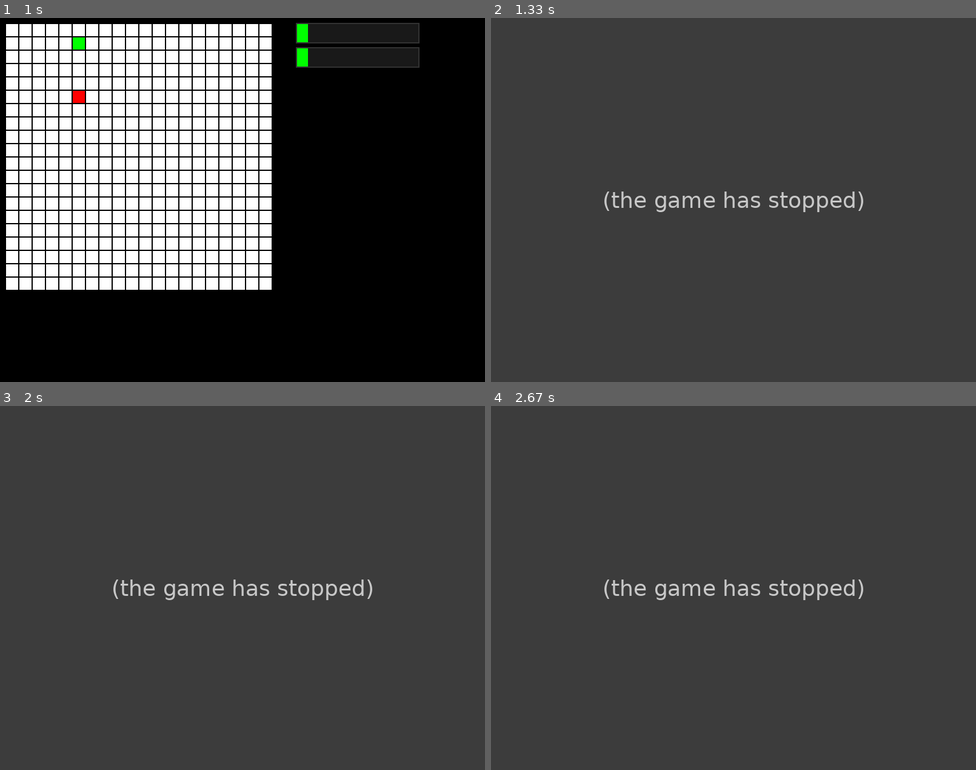
Above: before the commit, frames 1-4 (two rows, left to right).
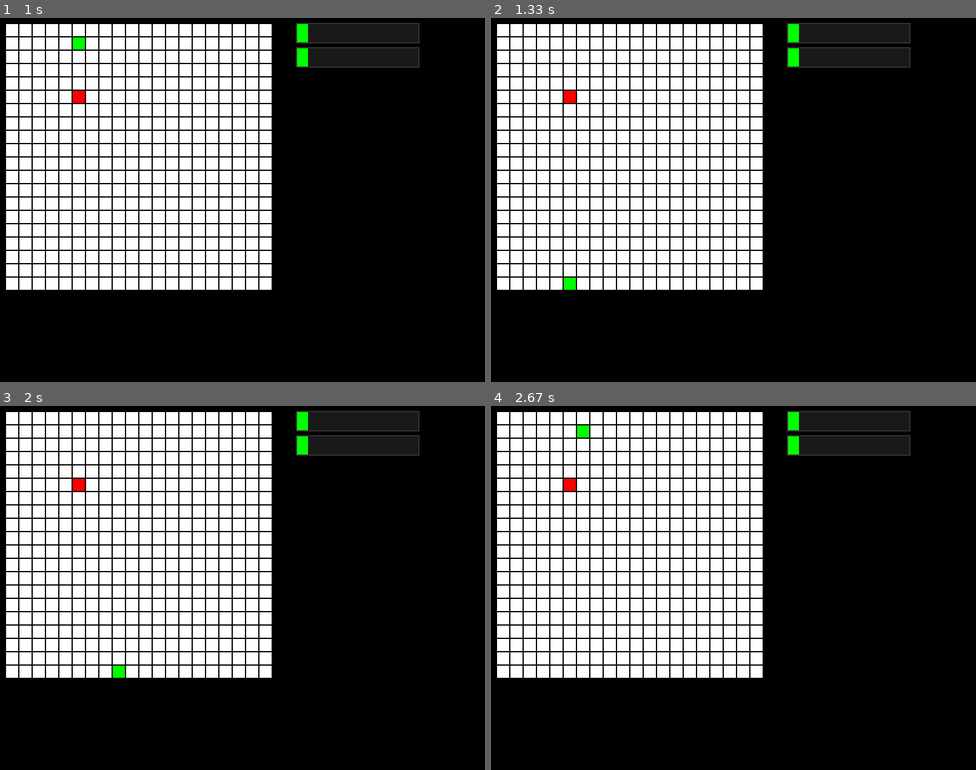
Above: after the commit, the same moments.

Repository: KonstBeliakov/pygame_snake
Game: pygame game, started from main.py
Same seed, same stepped clock (60 frames per second), same inputs: the game is played once before the commit and once after it.
Inputs:
- Up to frame 1 (1 s): hold Up from 0.83 s (still down)
- Up to frame 2 (1.33 s): release Up at 1.3 s
- Up to frame 3 (2 s): hold Right 1.33-1.8 s; hold Left from 1.83 s (still down)
- Up to frame 4 (2.67 s): release Left at 2.37 s; hold Down from 2.4 s (still down)

Frame 1 is identical in both runs. In frame 2, 100% of the frame differs, in the area x 0-100%, y 0-100%; in frame 3, 100%; in frame 4, 100%.
Before the commit the program exited at 1.23 s; later frames show no game.

Commit message:
Карта зациклена, добавлены 2 новых уровня

Diff:
--- /dev/null
+++ b/level3.txt
@@ -0,0 +1,20 @@
+3 3 3 3 3 3 3 3 3 3 3 3 3 3 3 3 3 3 3 3
+3 0 0 0 0 0 0 0 0 0 0 0 0 0 0 0 0 0 0 3
+3 0 0 0 0 0 0 0 0 0 0 0 0 0 0 0 0 0 0 3
+3 0 0 0 0 0 0 0 0 0 0 0 0 0 0 0 0 0 0 3
+3 0 0 0 0 0 0 0 0 0 0 0 0 0 0 0 0 0 0 3
+3 0 0 0 0 0 0 0 0 0 0 0 0 0 0 0 0 0 0 3
+3 0 0 0 0 0 0 0 0 0 0 0 0 0 0 0 0 0 0 3
+3 0 0 0 0 0 0 0 0 0 0 0 0 0 0 0 0 0 0 3
+3 0 0 0 0 0 0 0 0 0 0 0 0 0 0 0 0 0 0 3
+3 0 0 0 0 0 0 0 0 0 0 0 0 0 0 0 0 0 0 3
+3 0 0 0 0 0 0 0 0 0 0 0 0 0 0 0 0 0 0 3
+3 0 0 0 0 0 0 0 0 0 0 0 0 0 0 0 0 0 0 3
+3 0 0 0 0 0 0 0 0 0 0 0 0 0 0 0 0 0 0 3
+3 0 0 0 0 0 0 0 0 0 0 0 0 0 0 0 0 0 0 3
+3 0 0 0 0 0 0 0 0 0 0 0 0 0 0 0 0 0 0 3
+3 0 0 0 0 0 0 0 0 0 0 0 0 0 0 0 0 0 0 3
+3 0 0 0 0 0 0 0 0 0 0 0 0 0 0 0 0 0 0 3
+3 0 0 0 0 0 0 0 0 0 0 0 0 0 0 0 0 0 0 3
+3 0 0 0 0 0 0 0 0 0 0 0 0 0 0 0 0 0 0 3
+3 3 3 3 3 3 3 3 3 3 3 3 3 3 3 3 3 3 3 3
--- /dev/null
+++ b/level4.txt
@@ -0,0 +1,20 @@
+3 3 3 3 3 3 3 3 3 3 3 3 3 3 3 3 3 3 3 3
+3 0 0 0 0 0 0 0 0 0 0 0 0 0 0 0 0 0 0 3
+3 0 0 0 0 0 0 0 0 0 0 0 0 0 0 0 0 0 0 3
+3 0 0 0 0 0 0 0 0 0 0 0 0 0 0 0 0 0 0 3
+3 0 0 0 0 0 0 0 0 0 0 0 0 0 0 0 0 0 0 3
+3 0 0 0 0 0 0 0 0 0 0 0 0 0 3 3 3 3 3 3
+3 0 0 0 0 0 0 0 0 0 0 0 0 0 3 3 3 3 3 3
+3 0 0 0 0 0 0 0 0 0 0 0 0 0 3 3 3 3 3 3
+3 0 0 0 0 0 0 0 0 0 0 0 0 0 0 0 0 0 0 3
+3 0 0 0 0 0 0 0 0 0 0 0 0 0 0 0 0 0 0 3
+3 0 0 0 0 0 0 0 0 0 0 0 0 0 0 0 0 0 0 3
+3 0 0 0 0 0 0 0 0 0 0 0 0 0 0 0 0 0 0 3
+3 3 3 3 3 3 0 0 0 0 0 0 0 0 0 0 0 0 0 3
+3 3 3 3 3 3 0 0 0 0 0 0 0 0 0 0 0 0 0 3
+3 3 3 3 3 3 0 0 0 0 0 0 0 0 0 0 0 0 0 3
+3 0 0 0 0 0 0 0 0 0 0 0 0 0 0 0 0 0 0 3
+3 0 0 0 0 0 0 0 0 0 0 0 0 0 0 0 0 0 0 3
+3 0 0 0 0 0 0 0 0 0 0 0 0 0 0 0 0 0 0 3
+3 0 0 0 0 0 0 0 0 0 0 0 0 0 0 0 0 0 0 3
+3 3 3 3 3 3 3 3 3 3 3 3 3 3 3 3 3 3 3 3
--- a/main.py
+++ b/main.py
@@ -67,7 +67,7 @@
             else:
                 level_progress_bar.set_volume(snake.length)
             if not items:
-                t = random.randrange(2)
+                t = random.randrange(5)
                 pos = random.choice([(i, j) for i in range(n) for j in range(n) if not snake_map.updating_map[i][j]])
                 match t:
                     case 0:
@@ -76,7 +76,7 @@
                         items.append(item.Item(pos, 5, 'slowness'))
                     case 2:
                         items.append(item.Item(pos, 6, 'disorientation'))
-                    case 1:
+                    case 3:
                         items.append(item.Item(pos, 7, 'darkness'))
                     case _:
                         items.append(item.Item(pos, 2))
--- a/snake.py
+++ b/snake.py
@@ -78,8 +78,9 @@
                 case 'DOWN':
                     head = (self.position[-1][0], self.position[-1][1] + 1)
 
-            if head[0] < 0 or head[1] < 0 or head[0] > map_size - 1 or head[1] > map_size - 1:
-                return 'GameOver'
+            head = (head[0] % map_size, head[1] % map_size)
+            #if head[0] < 0 or head[1] < 0 or head[0] > map_size - 1 or head[1] > map_size - 1:
+            #    return 'GameOver'
 
             if self.length <= len(self.position):
                 del self.position[0]
